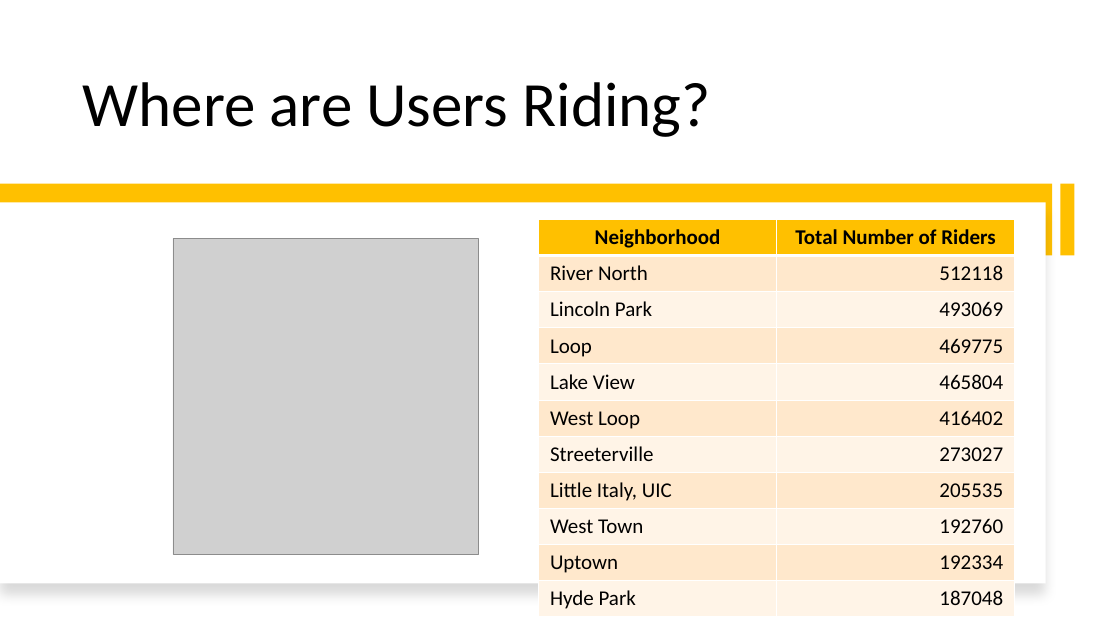
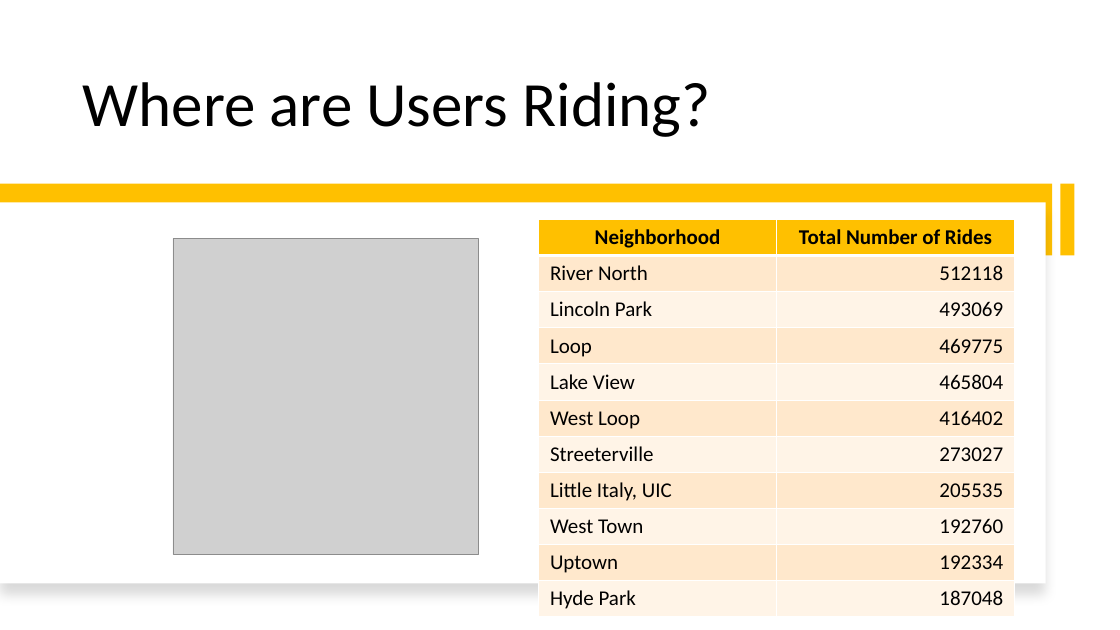
Before and after one commit to paulgreber/RideShareAnalysis, a slide deck: slide 12 of cyclistic_bike_share_analysis.pptx. Drawn at 1120x630 pixels with LibreOffice and Linux fonts; fonts in the diff are those of the drawing; grey boxes stand for pictures. Boxes give left, top, right and bottom in pixels: in the first picture for what was removed or moved away, otherwise in the second. Text is boxed around its words. In the diff, an @@ line names an element or a change of style, - is before the commit and + after.

```diff
--- a/cyclistic_bike_share_analysis.pptx
+++ b/cyclistic_bike_share_analysis.pptx
@@ table at bbox=[539, 219, 1014, 613] @@
-row 1, column 2: Total Number of Riders
+row 1, column 2: Total Number of Rides
```
Also in this commit, not shown: 3 other slides changed, 7 other files.
